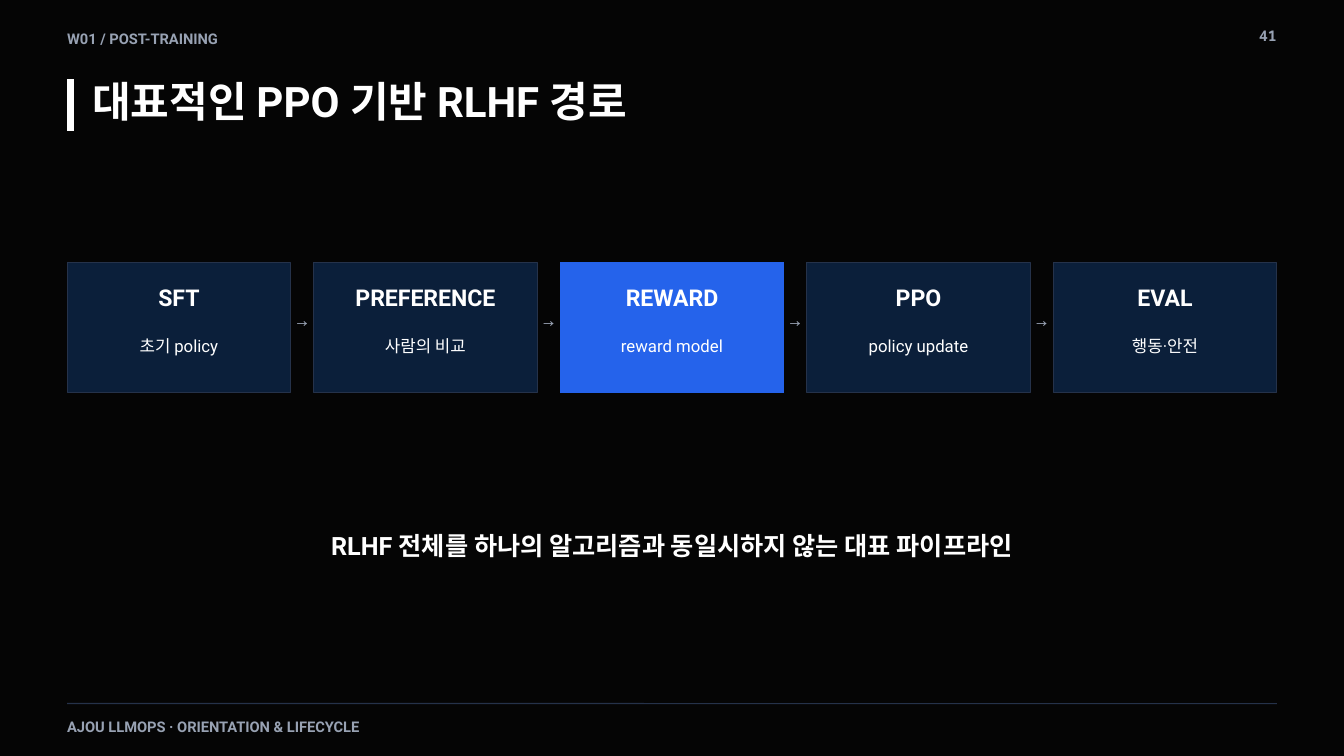
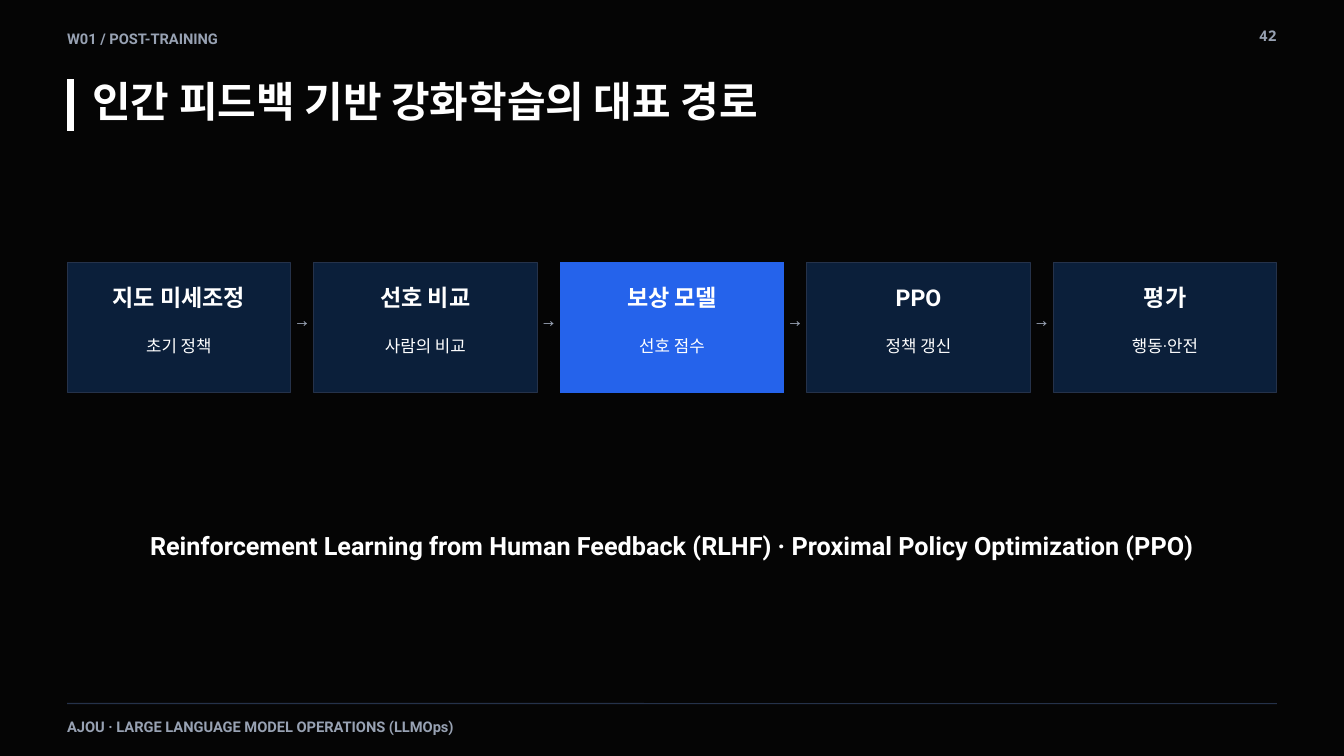
Before and after one commit to smilesjcha/llmops-16week, a slide deck: slide 42 of week01/lecture/01_week1_llmops_kickoff.pptx (slide 41 before the commit). Drawn at 1344x756 pixels with LibreOffice and Linux fonts; fonts in the diff are those of the drawing. Boxes give left, top, right and bottom in pixels: in the first picture for what was removed or moved away, otherwise in the second. Text is boxed around its words. In the diff, an @@ line names an element or a change of style, - is before the commit and + after.

```diff
--- a/week01/lecture/01_week1_llmops_kickoff.pptx
+++ b/week01/lecture/01_week1_llmops_kickoff.pptx
@@ text at <box>1259,30,1277,41</box>: text changed @@
-41
+42
@@ text at <box>92,81,758,121</box>: text changed @@
-대표적인 PPO 기반 RLHF 경로
+인간 피드백 기반 강화학습의 대표 경로
@@ text at <box>113,286,245,308</box>: text changed @@
-SFT
+지도 미세조정
@@ text at <box>380,286,470,308</box>: text changed @@
-PREFERENCE
+선호 비교
@@ text at <box>627,286,717,308</box>: text changed @@
-REWARD
+보상 모델
@@ text at <box>1144,286,1186,308</box>: text changed @@
-EVAL
+평가
@@ text at <box>146,338,212,354</box>: text changed @@
-초기 policy
+초기 정책
@@ text at <box>639,338,705,354</box>: text changed @@
-reward model
+선호 점수
@@ text at <box>886,338,951,354</box>: text changed @@
-policy update
+정책 갱신
@@ text at <box>150,535,1193,561</box>: text changed @@
-RLHF 전체를 하나의 알고리즘과 동일시하지 않는 대표 파이프라인
+Reinforcement Learning from Human Feedback (RLHF) · Proximal Policy Optimization (PPO)
@@ text at <box>67,720,454,735</box>: text changed @@
-AJOU LLMOPS · ORIENTATION & LIFECYCLE
+AJOU · LARGE LANGUAGE MODEL OPERATIONS (LLMOps)
```
Also in this commit, not shown: 60 other slides changed, 19 slides added, 18 slides removed, 22 other files.
